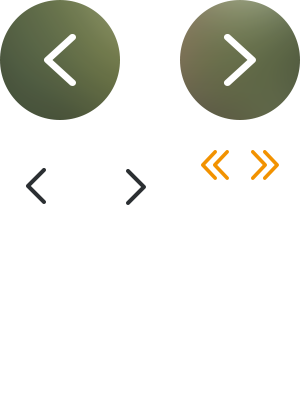
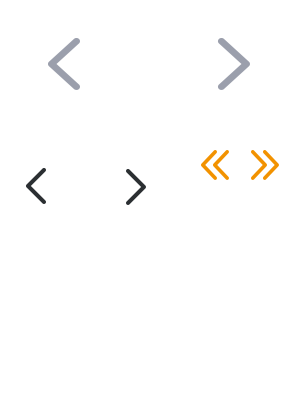
The second (300, 400) image is a revision of the first. Changes to its layers:
renamed "Layer 1" to "Layer 10", moved it above "Layer 11", painted on it over (x1=0, y1=0, x2=120, y2=120)
renamed "Layer 2" to "Layer 11", painted on it over (x1=180, y1=0, x2=300, y2=120)
